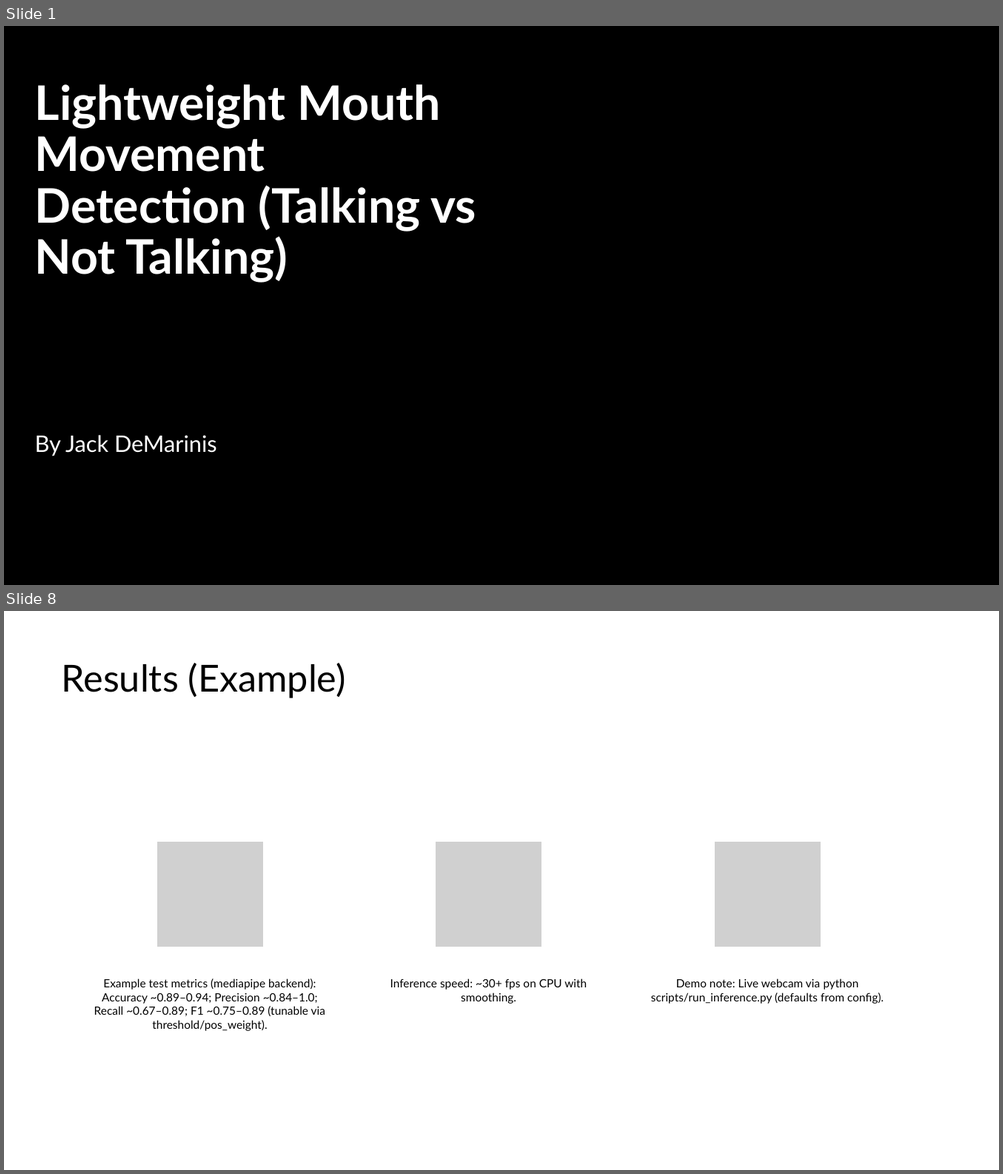
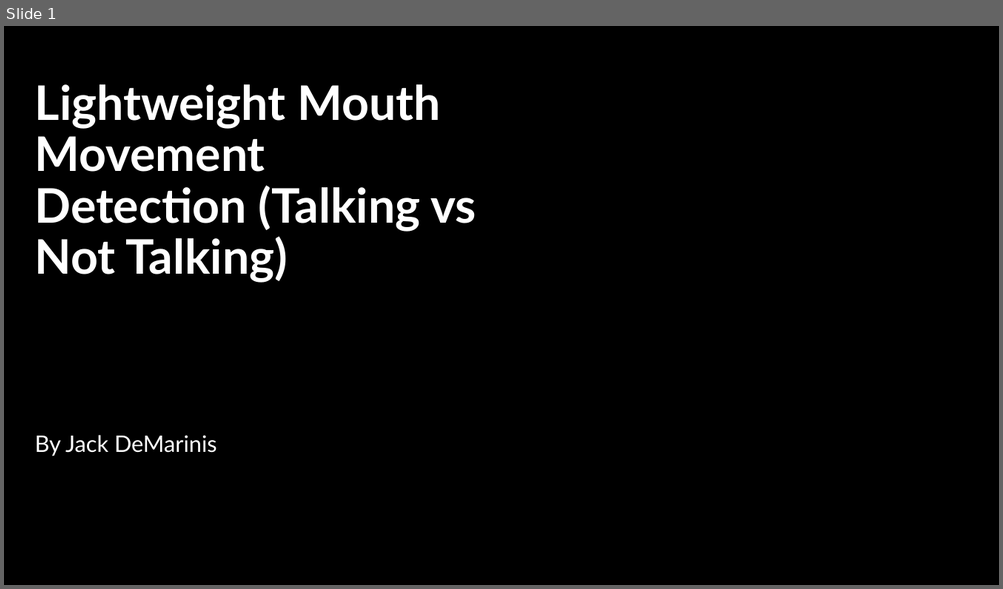
Before and after one commit to jackdemarinis/mouthMovementDetection, a slide deck: Lightweight Mouth Movement Detection (Talking vs Not.pptx. Shown one above the other, each under a label of ours: slides 1 and 8 before the commit, slide 1 after it; the slides between them are not shown. The pictures are 1003x1174 and 1003x589 pixels, drawn with LibreOffice and Linux fonts; fonts in the diff are those of the drawing; grey boxes stand for pictures; background and template pictures are left out. Boxes give left, top, right and bottom in pixels: in the first picture for what was removed or moved away, otherwise in the second. Text is boxed around its words. In the diff, an @@ line names an element or a change of style, - is before the commit and + after.

```diff
--- a/Lightweight Mouth Movement Detection (Talking vs Not.pptx
+++ b/Lightweight Mouth Movement Detection (Talking vs Not.pptx
@@ slide 8 removed at (4,611,999,1170), background #FFFFFF @@
@@ title removed at (62,663,346,698) @@
-Results (Example)
@@ group removed at (94,841,883,1031): 3 pictures, 3 texts @@
-Example test metrics (mediapipe backend): Accuracy ~0.89–0.94; Precision ~0.84–1.0; Recall ~0.67–0.89; F1 ~0.75–0.89 (tunable via threshold/pos_weight).
-Inference speed: ~30+ fps on CPU with smoothing.
-Demo note: Live webcam via python scripts/run_inference.py (defaults from config).
```
Also in this commit, not shown: 13 slides added, 8 other slides removed, 1 other file.
